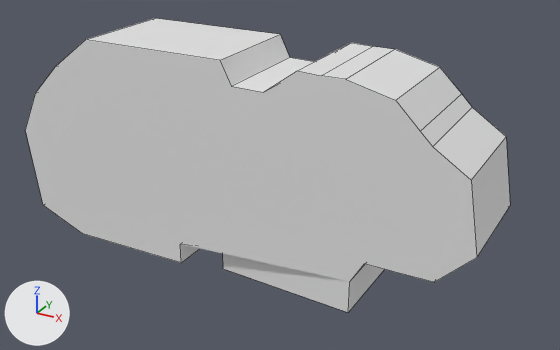
The Blender file assets/models/lemming_model.blend: old version first, new version second.
Rendered twice from a 50 mm lens placed at (3.44, -5.18, 3.65), pointed at (0.35, 0.44, 0.84). Arrows for +X, +Y and +Z are at lower left; the lights stay in place. Mesh edges are drawn as thin lines.
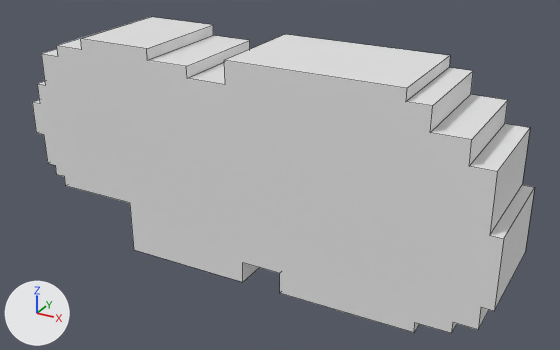
Where the change shows, as pixel boxes [x1, y1, x2, y2] in the pictures (560 x 350 px):
'Plane', reshaped, moved, turned, rescaled: before [25, 18, 510, 312]; after [32, 17, 535, 333]
part 1 of me_plane_001, added: after [32, 17, 535, 333]
part 2 of me_plane_001, cut back: before [25, 18, 510, 312]

What changed in the scene script:
```text
Change me_plane_001:
    used by ob_plane; location = (0.149, 0.138, 0.983); rotation_euler = (1.571, 0.0, 0.0), in degrees (90, 0, 0); scale = (2.36, 1.0, 1.0)
    remove me_plane_001.from_pydata(...)  # 57 vertices, 28 faces, 2 loose edges; spans x -1.0..0.91, y -1.0..1.03, z -0.76..0.24
    add me_plane_001.from_pydata(...)  # 254 vertices, 46 faces, 102 loose edges; spans x -2.05..2.48, y -0.11..0.91, z -0.01..2.01
    me_plane_001 part 1: a new loose piece of 120 vertices spanning x -2.05..2.48, y -0.11..0.91, z -0.01..2.01
    me_plane_001 part 2: 57 vertices removed from x -1.0..0.91, y -1.0..1.03, z -0.76..0.24; 19 vertices added at x -0.95..0.65, y -0.11..0.91, z -0.01..0.49
    me_plane_001 part 3: the surface is now shaded smooth
Change ob_plane:
    ob_plane.rotation_euler: (1.571, 0.0, 0.0) -> (0.0, 0.0, 0.0)  # degrees (90, 0, 0) -> degrees (0, 0, 0)
    ob_plane.scale: (2.36, 1.0, 1.0) -> (1.0, 1.0, 1.0)
    ob_plane.location: (0.149, 0.138, 0.983) -> (0.0, 0.0, 0.0)
```
